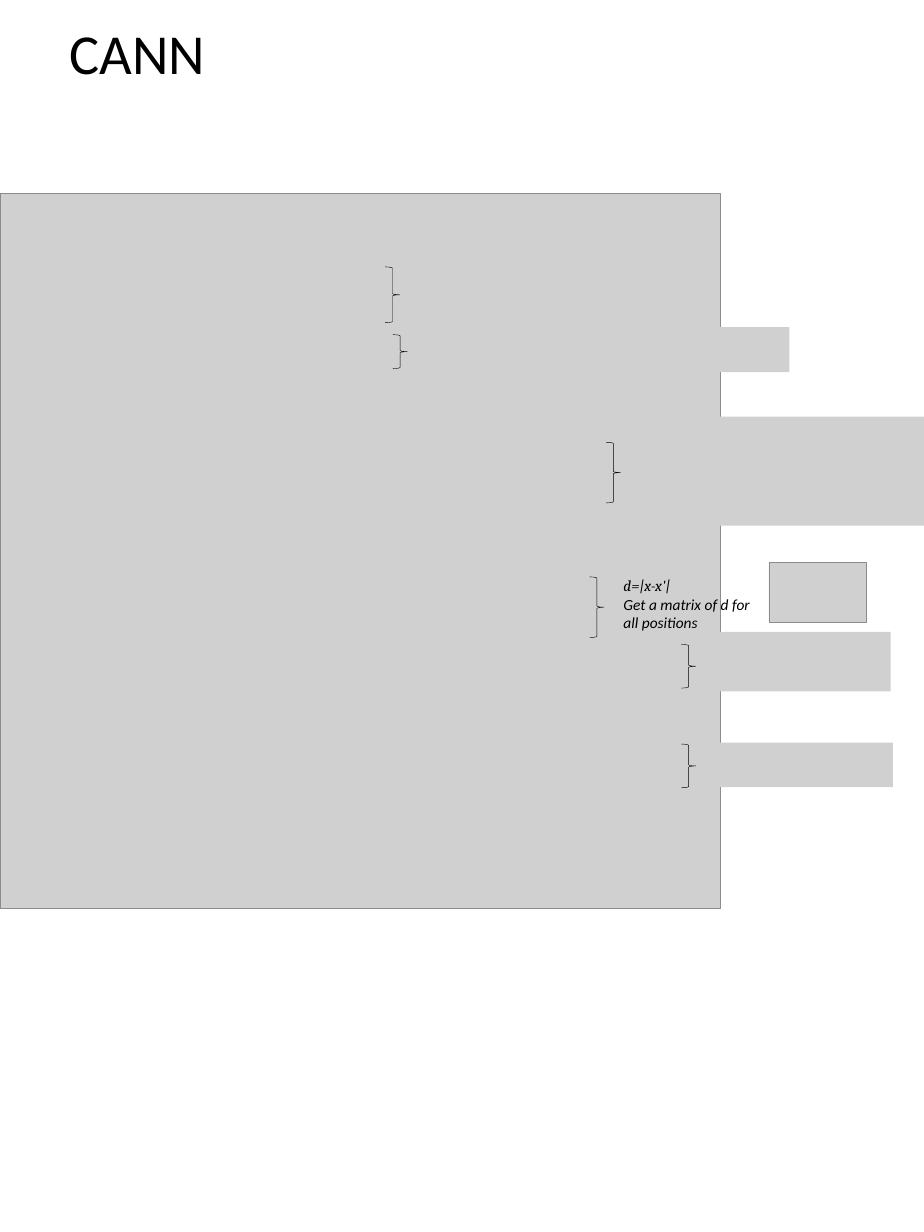
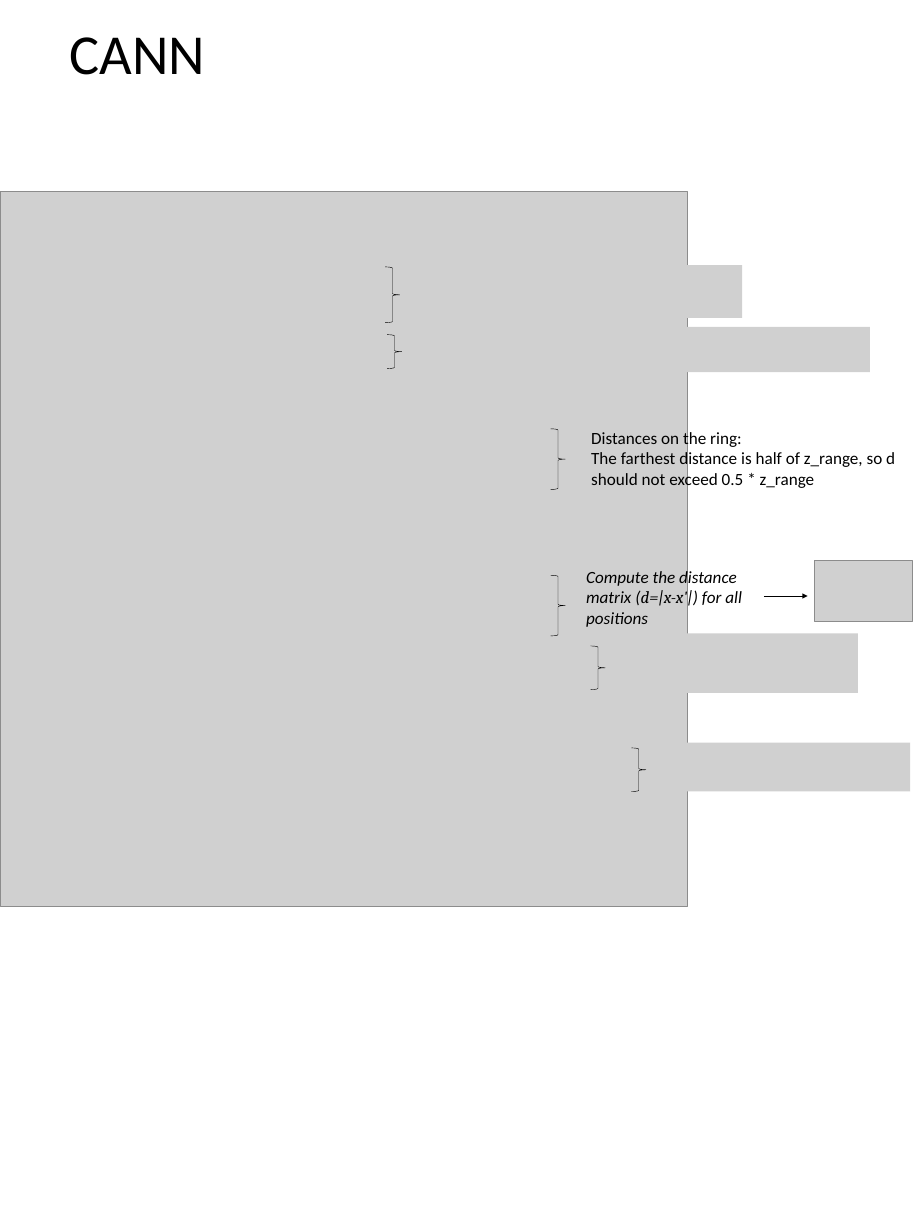
Before and after one commit to quanpeng0/BrainModels, a slide deck: slide 5 of docs/brainpy_handbook/ppt/rnns.pptx. Drawn at 924x1232 pixels with LibreOffice and Linux fonts; fonts in the diff are those of the drawing; grey boxes stand for pictures. Boxes give left, top, right and bottom in pixels: in the first picture for what was removed or moved away, otherwise in the second. Text is boxed around its words. In the diff, an @@ line names an element or a change of style, - is before the commit and + after.

```diff
--- a/docs/brainpy_handbook/ppt/rnns.pptx
+++ b/docs/brainpy_handbook/ppt/rnns.pptx
@@ picture: place and size @@
-picture at (0,193,720,909)
+picture at (0,192,687,907)
@@ picture: place and size @@
-picture at (410,272,589,314)
+picture at (410,265,742,318)
@@ picture: place and size @@
-picture at (415,327,789,372)
+picture at (410,327,870,372)
@@ right brace: place and size @@
-right brace at (393,334,408,368)
+right brace at (387,334,402,368)
@@ picture removed at (632,416,924,525) @@
@@ right brace: place and size @@
-right brace at (606,442,621,503)
+right brace at (551,429,565,489)
@@ text added at (591,430,895,490), 20 pt, text #000000 @@
+Distances on the ring:
+The farthest distance is half of z_range, so d should not exceed 0.5 * z_range
@@ text at (586,569,742,627): text changed; size 18 to 20 pt @@
-d=|x-x'|
-Get a matrix of d for all positions
+Compute the distance matrix (d=|x-x'|) for all positions
@@ picture: place and size @@
-picture at (769,562,866,622)
+picture at (815,561,912,621)
@@ right brace: place and size @@
-right brace at (590,577,604,638)
+right brace at (551,575,565,636)
@@ arrow added from (764, 596) to (808, 596), #000000 0.5 pt @@
@@ right brace: place and size @@
-right brace at (681,644,696,688)
+right brace at (591,646,606,690)
@@ picture: place and size @@
-picture at (706,632,891,692)
+picture at (617,633,857,693)
@@ right brace: place and size @@
-right brace at (681,744,696,788)
+right brace at (631,748,646,792)
@@ picture: place and size @@
-picture at (706,743,893,787)
+picture at (656,743,910,792)
```
Also in this commit, not shown: 3 other slides changed, 1 slide added, 1 slide removed, 3 other files.
